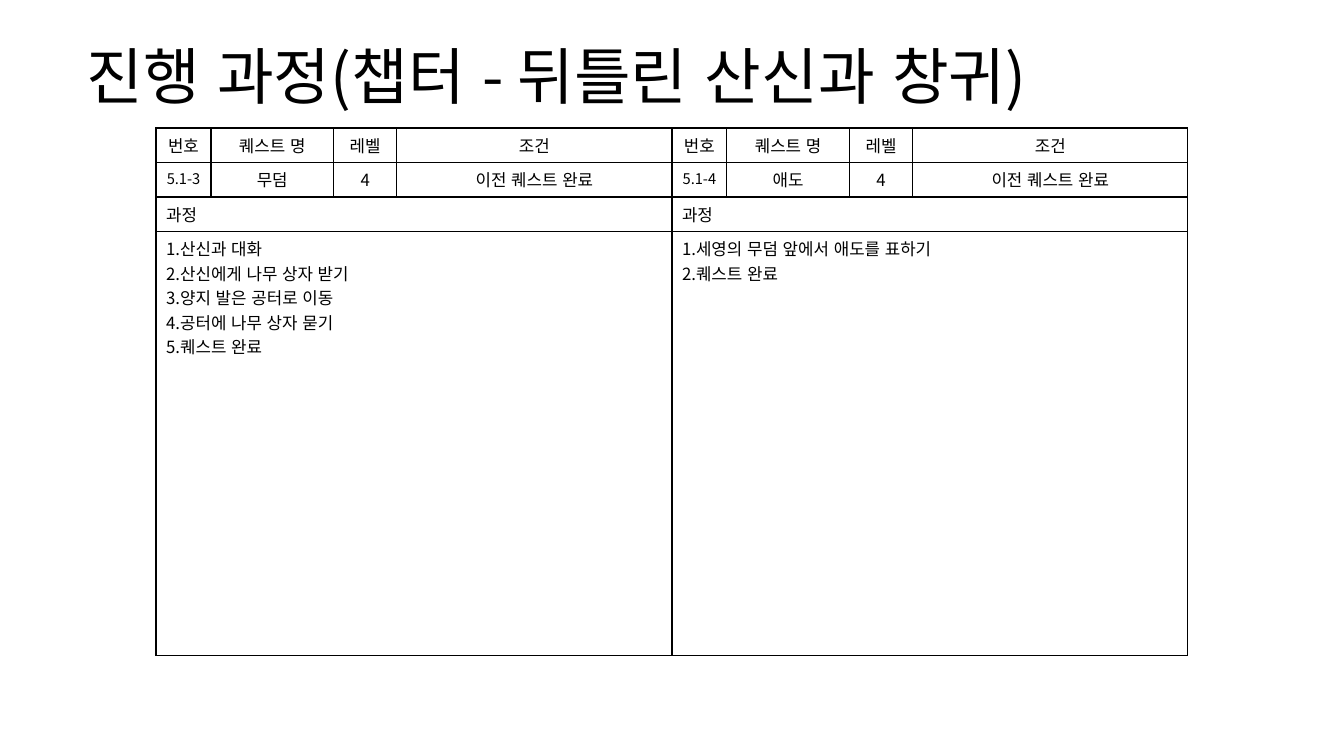
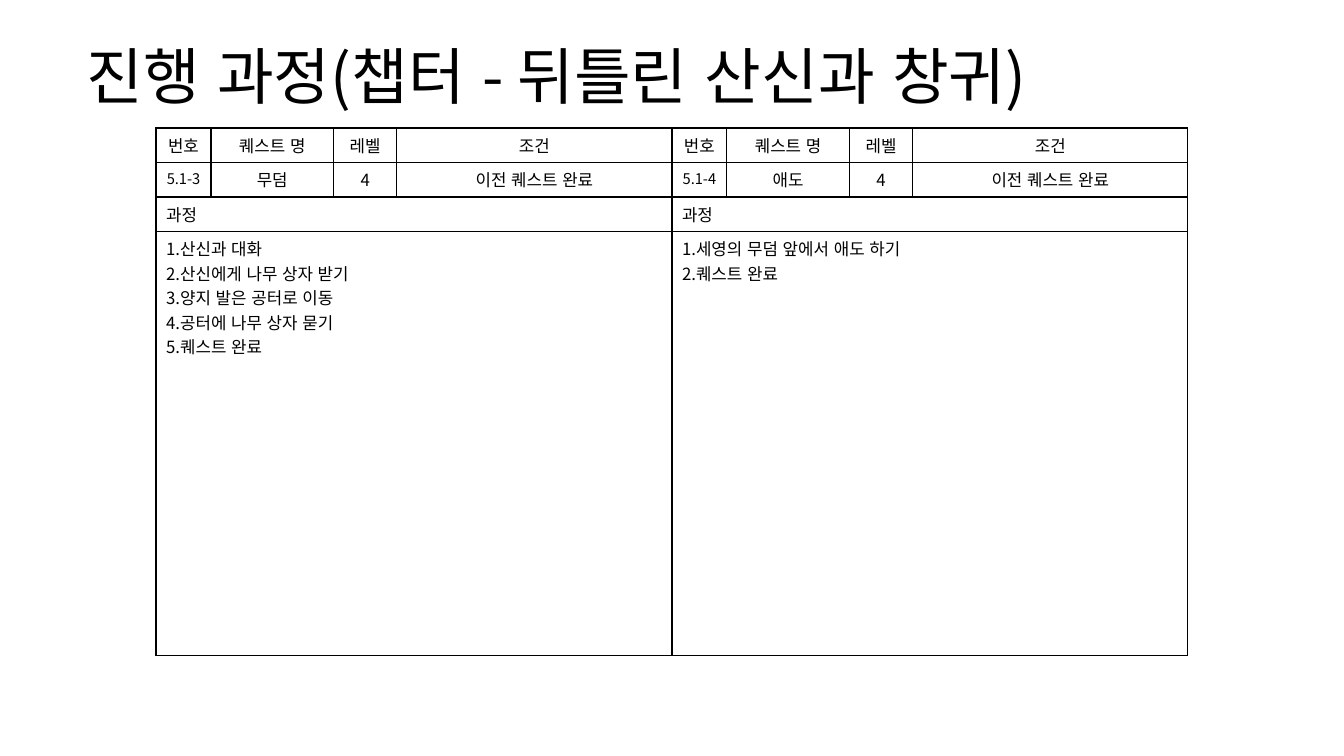
Before and after one commit to yjk0401/unityenginebasic_9th, a slide deck: slide 34 of 기획/퀘스트(메인) 기획서.pptx. Drawn at 1344x756 pixels with LibreOffice and Linux fonts; fonts in the diff are those of the drawing. Boxes give left, top, right and bottom in pixels: in the first picture for what was removed or moved away, otherwise in the second. Text is boxed around its words. In the diff, an @@ line names an element or a change of style, - is before the commit and + after.

```diff
--- a/기획/퀘스트(메인) 기획서.pptx
+++ b/기획/퀘스트(메인) 기획서.pptx
@@ table at [673, 128, 1189, 642] @@
-row 4, column 1: 1.세영의 무덤 앞에서 애도를 표하기 / 2.퀘스트 완료
+row 4, column 1: 1.세영의 무덤 앞에서 애도 하기 / 2.퀘스트 완료
```
Also in this commit, not shown: 2 other slides changed, 2 slides added, 14 other files.
